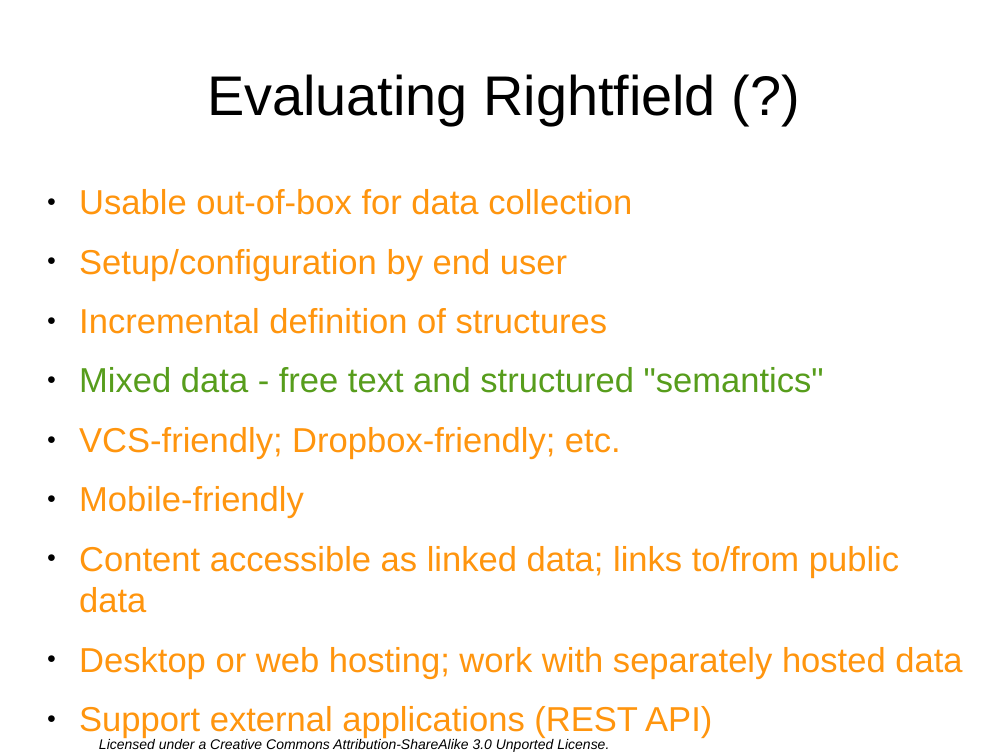
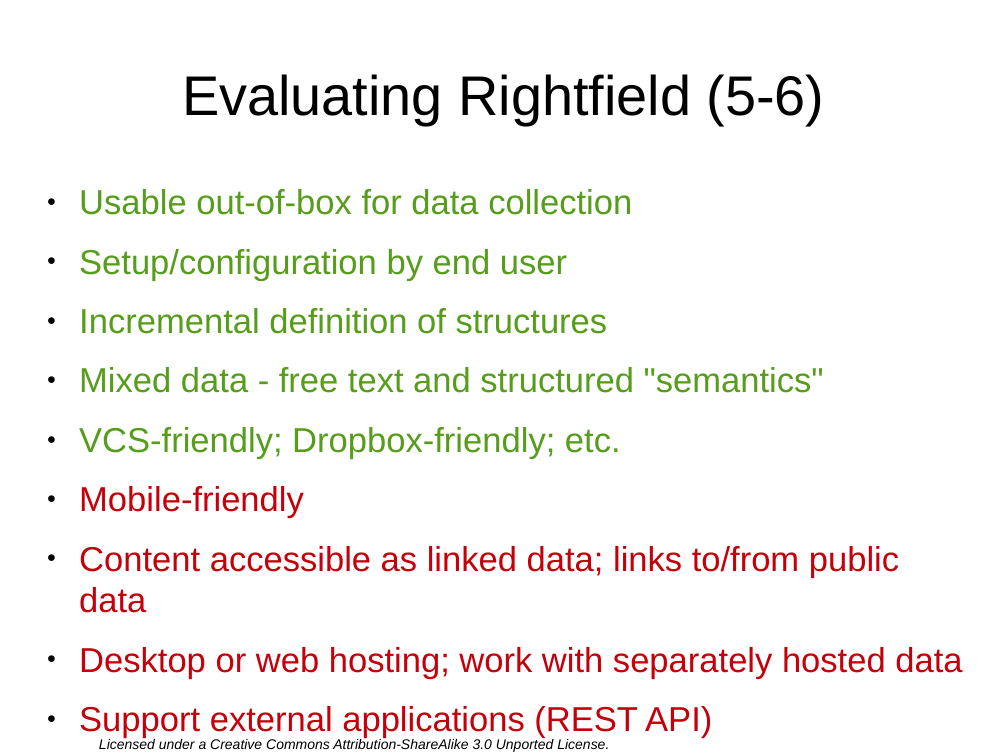
Before and after one commit to gklyne/annalist, a slide deck: slide 24 of presentations/annalist-pitch.odp. Drawn at 1008x756 pixels with LibreOffice and Linux fonts; fonts in the diff are those of the drawing; background and template pictures are left out. Boxes give left, top, right and bottom in pixels: in the first picture for what was removed or moved away, otherwise in the second. Text is boxed around its words. In the diff, an @@ line names an element or a change of style, - is before the commit and + after.

Commit message:
Update tentartive architecture; fill in Rightfield evaluation

```diff
--- a/presentations/annalist-pitch.odp
+++ b/presentations/annalist-pitch.odp
@@ title at [182, 74, 825, 125]: text changed @@
-Evaluating Rightfield (?)
+Evaluating Rightfield (5-6)
@@ text at [79, 189, 962, 739]: text colour #FF950E to #579D1C in "Usable out-of-box for data collection", "Setup/configuration by end user", "Incremental definition of structures", "VCS-friendly; Dropbox-friendly; etc."; text colour #FF950E to #C5000B in "Mobile-friendly", "Content accessible as linked data; links to/from ...", "Desktop or web hosting; work with separately ...", "Support external applications (REST API)" @@
```
Also in this commit, not shown: 1 other slide changed, 2 other files.
